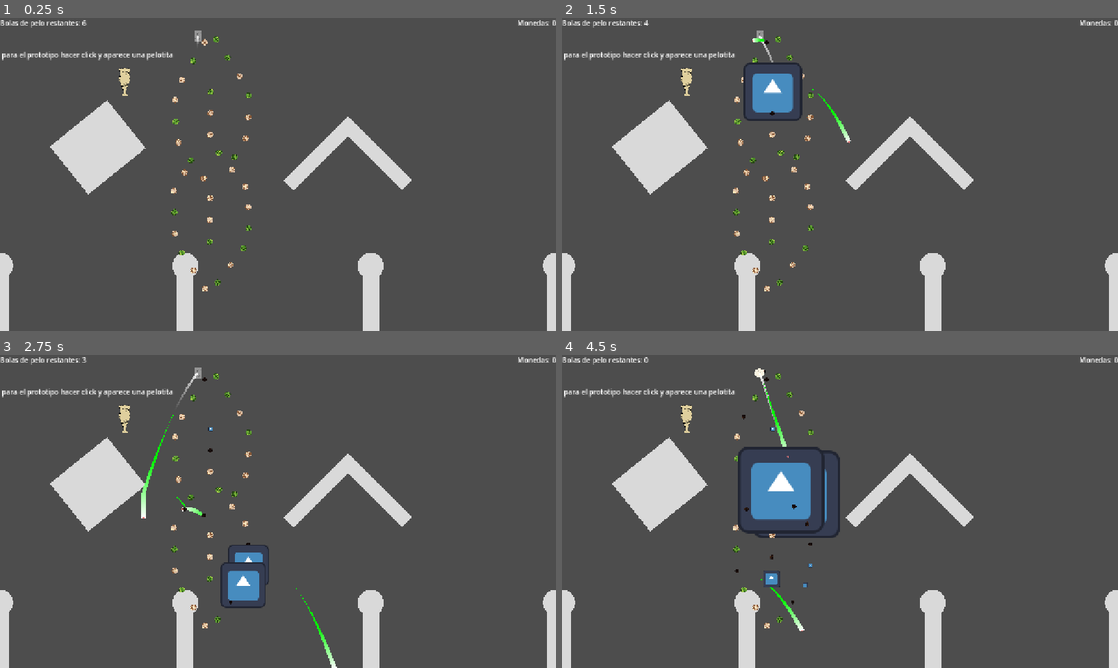
Above: before the commit, frames 1-4 (two rows, left to right).
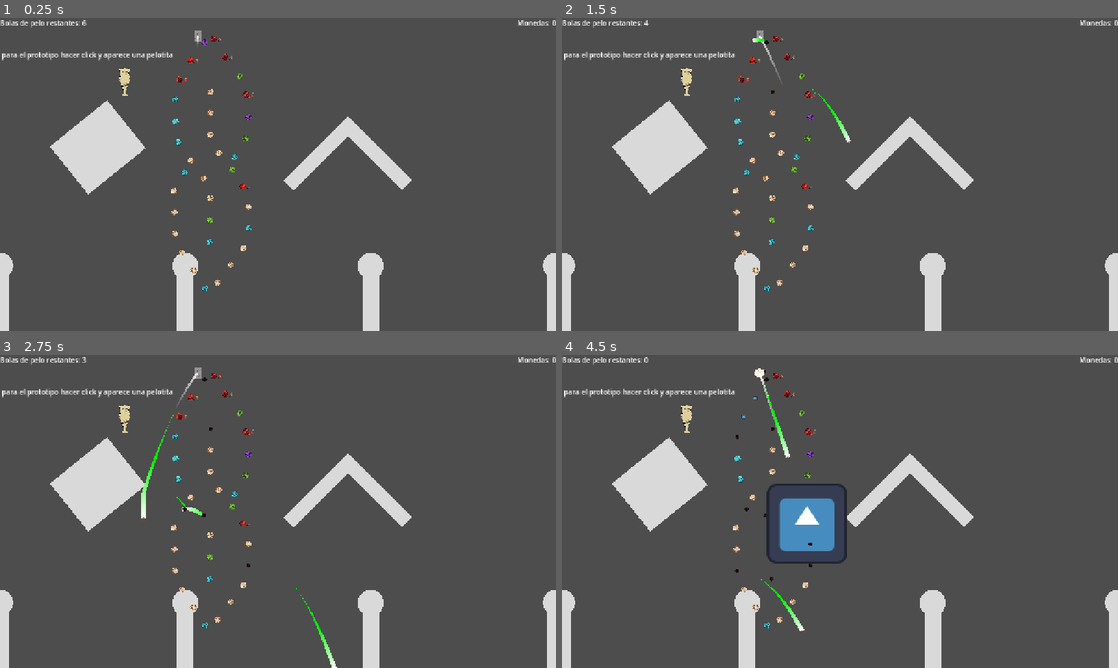
Above: after the commit, the same moments.

Repository: Markynico/LUJ-2026
Game: Godot game, scene res://escenas/prueba_escena.tscn
Two runs of this game, one before a commit and one after it. Both use one fixed random seed, a clock stepped at 60 frames per second and the inputs below. The engine's default icon, where the game draws it, is replaced by a stand-in: a white triangle on a blue panel in a dark square. Sound files missing from this copy of the repository are replaced by a short silence.
Inputs (mouse positions are in pixels of both pictures, inside the frame that each line leads up to):
- Up to frame 1 (0.25 s): no input
- Up to frame 2 (1.5 s): tap Y at 0.5, 1.25 s; drag from (795, 158) to (895, 105) at 0.52 s; drag from (823, 102) to (812, 237) at 1.27 s
- Up to frame 3 (2.75 s): tap Y at 2 s; move the mouse to (139, 445) at 2.02 s; click (139, 445) at 2.17 s
- Up to frame 4 (4.5 s): tap Y at 2.75, 3.5, 4.25 s; drag from (706, 524) to (812, 564) at 2.77 s; drag from (806, 477) to (867, 511) at 3.52 s; drag from (856, 639) to (773, 430) at 4.27 s

The runs differ from the first frame. In frame 1, 0.5% of the frame differs, in the area x 30-46%, y 5-88%; in frame 2, 1.7%; in frame 3, 1.4%; in frame 4, 4.3%, in the area x 30-52%, y 5-88%.

Commit message:
Sistema de probabilidad de ovillos
- Se agregó un sistetema que elige ovillos en función de la probabilidad de salir que tienen
- Se agregó la variable puntos en el recurso OvilloBase
- Se agregó la variable valor_spawn en el recurso OvilloBase
- Se agergaron y editaron ovillos

Diff:
--- a/luj-2026/escenas/Ovillo.tscn
+++ b/luj-2026/escenas/Ovillo.tscn
@@ -1,7 +1,7 @@
 [gd_scene format=3 uid="uid://dy3jqoayfdkwm"]
 
 [ext_resource type="Script" uid="uid://cil5i0yy8liwu" path="res://scripts/ovillo.gd" id="1_wlnnp"]
-[ext_resource type="Resource" uid="uid://7s3l7jelg8oy" path="res://scripts/resources/ovillo_normal_prueba.tres" id="2_wlnnp"]
+[ext_resource type="Resource" uid="uid://7s3l7jelg8oy" path="res://scripts/resources/ovillo_normal_final.tres" id="2_wlnnp"]
 [ext_resource type="Texture2D" uid="uid://dbcovwwwqfpky" path="res://assets/sprite_ovillos/Ovillo verde.png" id="3_vkchq"]
 [ext_resource type="Texture2D" uid="uid://wr43cbl6x483" path="res://assets/sprite_ovillos/Ovillo negro.png" id="4_3vil1"]
 [ext_resource type="AudioStream" uid="uid://2jvby7clemka" path="res://assets/audio/sfx/romper_pelotita.wav" id="5_f54ks"]
@@ -11,12 +11,11 @@
 [sub_resource type="CircleShape2D" id="CircleShape2D_37ege"]
 radius = 20.0
 
-
 [node name="Ovillo" type="StaticBody2D" unique_id=142733400 node_paths=PackedStringArray("audio", "forma_colision", "sprite_normal", "sprite_desactivado", "pergamino_info", "numero_impacto")]
+scale = Vector2(0.35, 0.35)
 collision_layer = 3
 collision_mask = 7
 input_pickable = true
-scale = Vector2(0.35, 0.35)
 script = ExtResource("1_wlnnp")
 tipo_ovillo = ExtResource("2_wlnnp")
 audio = NodePath("AudioStreamPlayer")
--- a/luj-2026/escenas/spawn_ovillo.tscn
+++ b/luj-2026/escenas/spawn_ovillo.tscn
@@ -2,9 +2,12 @@
 
 [ext_resource type="Script" uid="uid://cgylyxw78yb53" path="res://scripts/niveles/spawn_ovillo.gd" id="1_spawn"]
 [ext_resource type="Script" uid="uid://bbkyk2anhunsd" path="res://scripts/ovillos_custom/ovillo_base.gd" id="2_c1m82"]
-[ext_resource type="Resource" uid="uid://7s3l7jelg8oy" path="res://scripts/resources/ovillo_normal_prueba.tres" id="3_u0c8d"]
-[ext_resource type="Resource" uid="uid://d3ks2dut6iacd" path="res://scripts/resources/explosivo_final.tres" id="4_c1m82"]
+[ext_resource type="Resource" uid="uid://7s3l7jelg8oy" path="res://scripts/resources/ovillo_normal_final.tres" id="3_u0c8d"]
+[ext_resource type="Resource" uid="uid://d3ks2dut6iacd" path="res://scripts/resources/ovillo_explosivo_final.tres" id="4_c1m82"]
+[ext_resource type="Resource" uid="uid://dky2mbnm2rn0l" path="res://scripts/resources/ovillo_monedas.tres" id="5_u0c8d"]
+[ext_resource type="Resource" uid="uid://cy6q6prk7gt7p" path="res://scripts/resources/ovillo_catnip.tres" id="6_3axgr"]
+[ext_resource type="Resource" uid="uid://fumr1qv4h1ho" path="res://scripts/resources/ovillo_rebobinar.tres" id="7_r2n36"]
 
 [node name="SpawnOvillo" type="Node2D" unique_id=566835572]
 script = ExtResource("1_spawn")
-tipo_ovillos = Array[ExtResource("2_c1m82")]([ExtResource("3_u0c8d"), ExtResource("4_c1m82")])
+tipo_ovillos = Array[ExtResource("2_c1m82")]([ExtResource("3_u0c8d"), ExtResource("4_c1m82"), ExtResource("5_u0c8d"), ExtResource("6_3axgr"), ExtResource("7_r2n36")])
--- a/luj-2026/scripts/niveles/spawn_ovillo.gd
+++ b/luj-2026/scripts/niveles/spawn_ovillo.gd
@@ -25,7 +25,29 @@
 func instanciar_ovillo() -> void:
 	if not escena_ovillo:
 		return
-	var tipo = tipo_ovillos.pick_random() #por ahora solo al azar
+	var tipo = elegir_ovillo()
 	var ovillo : Ovillo= escena_ovillo.instantiate()
 	ovillo.tipo_ovillo = tipo
 	add_child(ovillo)
+
+
+func elegir_ovillo() -> OvilloBase:
+	var valor_spawn_total : float = 0.0
+
+	for ovillo in tipo_ovillos:
+		valor_spawn_total += ovillo.valor_spawn
+		#Calcula el valor total de todos los tipos de ovillo
+
+	var valor_aleatorio : float = randf_range(0.0, valor_spawn_total)
+
+	var valor_a_elegir : float = 0.0
+
+	#vuelve a recorrer el arreglo y chequea el avance del valor
+	#de los ovillos con el numero aleatorio elegido
+	for ovillo in tipo_ovillos:
+		valor_a_elegir += ovillo.valor_spawn
+		if valor_aleatorio <= valor_a_elegir:
+			return ovillo
+
+#Condicion de corte si falla
+	return tipo_ovillos[0]
--- a/luj-2026/scripts/ovillos_custom/ovillo_base.gd
+++ b/luj-2026/scripts/ovillos_custom/ovillo_base.gd
@@ -8,5 +8,7 @@
 @export var cant_monedas : int = 1
 ##a la bola de pelos se le va a sumar este rebote extra, si no queremos q tenga rebote extra lo dejamos en cero y listo el posho (:
 @export var rebote_extra : float = 10
+@export var puntaje : int  = 1
+@export var valor_spawn : float = 10.0
 @export var color_numeros_impacto : Color
 @export var efectos_al_recibir_impacto : Array[EfectosOvillo]
--- a/luj-2026/scripts/resources/explosivo_final.tres
+++ /dev/null
@@ -1,20 +0,0 @@
-[gd_resource type="Resource" script_class="OvilloBase" format=3 uid="uid://d3ks2dut6iacd"]
-
-[ext_resource type="AudioStream" uid="uid://2jvby7clemka" path="res://assets/audio/sfx/romper_pelotita.wav" id="1_jbj0c"]
-[ext_resource type="Script" uid="uid://fd1odbauo3fr" path="res://scripts/ovillos_custom/efecto_ovillo_base.gd" id="2_yvgvs"]
-[ext_resource type="Script" uid="uid://cv3xugh8gva3y" path="res://scripts/ovillos_custom/efecto_ovillo_explosion.gd" id="3_2tkct"]
-[ext_resource type="Script" uid="uid://bbkyk2anhunsd" path="res://scripts/ovillos_custom/ovillo_base.gd" id="4_06w3h"]
-[ext_resource type="Texture2D" uid="uid://dbcovwwwqfpky" path="res://assets/sprite_ovillos/Ovillo verde.png" id="5_bdy5q"]
-
-[sub_resource type="Resource" id="Resource_pv7le"]
-script = ExtResource("3_2tkct")
-metadata/_custom_type_script = "uid://cv3xugh8gva3y"
-
-[resource]
-script = ExtResource("4_06w3h")
-nombre = "OVILLO EXPLOSIVO"
-sprite = ExtResource("5_bdy5q")
-audio = ExtResource("1_jbj0c")
-cant_monedas = 3
-efectos_al_recibir_impacto = Array[ExtResource("2_yvgvs")]([SubResource("Resource_pv7le")])
-metadata/_custom_type_script = "uid://bbkyk2anhunsd"
--- /dev/null
+++ b/luj-2026/scripts/resources/ovillo_catnip.tres
@@ -0,0 +1,16 @@
+[gd_resource type="Resource" script_class="OvilloBase" format=3 uid="uid://cy6q6prk7gt7p"]
+
+[ext_resource type="Script" uid="uid://fd1odbauo3fr" path="res://scripts/ovillos_custom/efecto_ovillo_base.gd" id="1_2nyhu"]
+[ext_resource type="AudioStream" uid="uid://2jvby7clemka" path="res://assets/audio/sfx/romper_pelotita.wav" id="1_v2j64"]
+[ext_resource type="Script" uid="uid://bbkyk2anhunsd" path="res://scripts/ovillos_custom/ovillo_base.gd" id="2_v2j64"]
+[ext_resource type="Texture2D" uid="uid://dbcovwwwqfpky" path="res://assets/sprite_ovillos/Ovillo verde.png" id="3_amiee"]
+
+[resource]
+script = ExtResource("2_v2j64")
+nombre = "OVILLO CATNIP"
+sprite = ExtResource("3_amiee")
+audio = ExtResource("1_v2j64")
+cant_monedas = 0
+puntaje = 15
+valor_spawn = 9.0
+metadata/_custom_type_script = "uid://bbkyk2anhunsd"
--- a/luj-2026/scripts/resources/ovillo_explosivo.tres
+++ /dev/null
@@ -1,12 +0,0 @@
-[gd_resource type="Resource" script_class="OvilloBase" format=3 uid="uid://bxhm6u6fpxnlh"]
-
-[ext_resource type="AudioStream" uid="uid://2jvby7clemka" path="res://assets/audio/sfx/romper_pelotita.wav" id="1_7jvuy"]
-[ext_resource type="Script" uid="uid://fd1odbauo3fr" path="res://scripts/ovillos_custom/efecto_ovillo_base.gd" id="2_jxmy8"]
-[ext_resource type="Texture2D" uid="uid://bxj6ryp76c7eg" path="res://assets/sprite_ovillos/Ovillo blanco.png" id="4_6jv63"]
-[ext_resource type="Script" uid="uid://bbkyk2anhunsd" path="res://scripts/ovillos_custom/ovillo_base.gd" id="4_th3p8"]
-
-[resource]
-script = ExtResource("4_th3p8")
-sprite = ExtResource("4_6jv63")
-audio = ExtResource("1_7jvuy")
-metadata/_custom_type_script = "uid://bbkyk2anhunsd"
--- /dev/null
+++ b/luj-2026/scripts/resources/ovillo_explosivo_final.tres
@@ -0,0 +1,22 @@
+[gd_resource type="Resource" script_class="OvilloBase" format=3 uid="uid://d3ks2dut6iacd"]
+
+[ext_resource type="AudioStream" uid="uid://2jvby7clemka" path="res://assets/audio/sfx/romper_pelotita.wav" id="1_uj1e1"]
+[ext_resource type="Script" uid="uid://fd1odbauo3fr" path="res://scripts/ovillos_custom/efecto_ovillo_base.gd" id="2_hlo4y"]
+[ext_resource type="Script" uid="uid://cv3xugh8gva3y" path="res://scripts/ovillos_custom/efecto_ovillo_explosion.gd" id="3_50tys"]
+[ext_resource type="Script" uid="uid://bbkyk2anhunsd" path="res://scripts/ovillos_custom/ovillo_base.gd" id="4_qu7k5"]
+[ext_resource type="Texture2D" uid="uid://d1h0xivjwqok0" path="res://assets/sprite_ovillos/Ovillo bomba.png" id="5_db3ri"]
+
+[sub_resource type="Resource" id="Resource_pv7le"]
+script = ExtResource("3_50tys")
+metadata/_custom_type_script = "uid://cv3xugh8gva3y"
+
+[resource]
+script = ExtResource("4_qu7k5")
+nombre = "OVILLO EXPLOSIVO"
+sprite = ExtResource("5_db3ri")
+audio = ExtResource("1_uj1e1")
+cant_monedas = 0
+puntaje = 10
+valor_spawn = 15.0
+efectos_al_recibir_impacto = Array[ExtResource("2_hlo4y")]([SubResource("Resource_pv7le")])
+metadata/_custom_type_script = "uid://bbkyk2anhunsd"
--- /dev/null
+++ b/luj-2026/scripts/resources/ovillo_monedas.tres
@@ -0,0 +1,16 @@
+[gd_resource type="Resource" script_class="OvilloBase" format=3 uid="uid://dky2mbnm2rn0l"]
+
+[ext_resource type="Script" uid="uid://fd1odbauo3fr" path="res://scripts/ovillos_custom/efecto_ovillo_base.gd" id="1_rx7yq"]
+[ext_resource type="AudioStream" uid="uid://bwyp5bv03v23o" path="res://assets/audio/sfx/romper_pelotita_moneda.wav" id="1_tug73"]
+[ext_resource type="Script" uid="uid://bbkyk2anhunsd" path="res://scripts/ovillos_custom/ovillo_base.gd" id="2_w3p2q"]
+[ext_resource type="Texture2D" uid="uid://kuwgkbdi0hbn" path="res://assets/sprite_ovillos/Ovillo azul.png" id="3_w3p2q"]
+
+[resource]
+script = ExtResource("2_w3p2q")
+nombre = "OVILLO MONEDAS"
+sprite = ExtResource("3_w3p2q")
+audio = ExtResource("1_tug73")
+cant_monedas = 5
+puntaje = 5
+valor_spawn = 25.0
+metadata/_custom_type_script = "uid://bbkyk2anhunsd"
--- a/luj-2026/scripts/resources/ovillo_normal.tres
+++ /dev/null
@@ -1,11 +0,0 @@
-[gd_resource type="Resource" script_class="OvilloBase" format=3 uid="uid://oqtx0omob3qi"]
-
-[ext_resource type="Script" uid="uid://bbkyk2anhunsd" path="res://scripts/ovillos_custom/ovillo_base.gd" id="1_5c3gd"]
-[ext_resource type="AudioStream" uid="uid://2jvby7clemka" path="res://assets/audio/sfx/romper_pelotita.wav" id="1_6ilwu"]
-[ext_resource type="Texture2D" uid="uid://dbcovwwwqfpky" path="res://assets/sprite_ovillos/Ovillo verde.png" id="3_tdv8f"]
-
-[resource]
-script = ExtResource("1_5c3gd")
-sprite = ExtResource("3_tdv8f")
-audio = ExtResource("1_6ilwu")
-metadata/_custom_type_script = "uid://bbkyk2anhunsd"
--- /dev/null
+++ b/luj-2026/scripts/resources/ovillo_normal_final.tres
@@ -0,0 +1,16 @@
+[gd_resource type="Resource" script_class="OvilloBase" format=3 uid="uid://7s3l7jelg8oy"]
+
+[ext_resource type="AudioStream" uid="uid://2jvby7clemka" path="res://assets/audio/sfx/romper_pelotita.wav" id="1_w32mi"]
+[ext_resource type="Script" uid="uid://fd1odbauo3fr" path="res://scripts/ovillos_custom/efecto_ovillo_base.gd" id="2_2l701"]
+[ext_resource type="Script" uid="uid://bbkyk2anhunsd" path="res://scripts/ovillos_custom/ovillo_base.gd" id="3_35iyd"]
+[ext_resource type="Texture2D" uid="uid://bxj6ryp76c7eg" path="res://assets/sprite_ovillos/Ovillo blanco.png" id="4_uiaxs"]
+
+[resource]
+script = ExtResource("3_35iyd")
+nombre = "OVILLO NORMAL"
+sprite = ExtResource("4_uiaxs")
+audio = ExtResource("1_w32mi")
+cant_monedas = 0
+valor_spawn = 50.0
+color_numeros_impacto = Color(0.92099476, 0.9209946, 0.9209946, 1)
+metadata/_custom_type_script = "uid://bbkyk2anhunsd"
--- a/luj-2026/scripts/resources/ovillo_normal_prueba.tres
+++ /dev/null
@@ -1,15 +0,0 @@
-[gd_resource type="Resource" script_class="OvilloBase" format=3 uid="uid://7s3l7jelg8oy"]
-
-[ext_resource type="AudioStream" uid="uid://2jvby7clemka" path="res://assets/audio/sfx/romper_pelotita.wav" id="1_rk3w7"]
-[ext_resource type="Script" uid="uid://fd1odbauo3fr" path="res://scripts/ovillos_custom/efecto_ovillo_base.gd" id="2_xxyk7"]
-[ext_resource type="Script" uid="uid://bbkyk2anhunsd" path="res://scripts/ovillos_custom/ovillo_base.gd" id="3_cxs5g"]
-[ext_resource type="Texture2D" uid="uid://bxj6ryp76c7eg" path="res://assets/sprite_ovillos/Ovillo blanco.png" id="4_b4utc"]
-
-[resource]
-script = ExtResource("3_cxs5g")
-nombre = "OVILLO NORMAL"
-sprite = ExtResource("4_b4utc")
-audio = ExtResource("1_rk3w7")
-cant_monedas = 22
-color_numeros_impacto = Color(0.92099476, 0.9209946, 0.9209946, 1)
-metadata/_custom_type_script = "uid://bbkyk2anhunsd"
--- /dev/null
+++ b/luj-2026/scripts/resources/ovillo_rebobinar.tres
@@ -0,0 +1,15 @@
+[gd_resource type="Resource" script_class="OvilloBase" format=3 uid="uid://fumr1qv4h1ho"]
+
+[ext_resource type="AudioStream" uid="uid://2jvby7clemka" path="res://assets/audio/sfx/romper_pelotita.wav" id="1_s0e38"]
+[ext_resource type="Script" uid="uid://fd1odbauo3fr" path="res://scripts/ovillos_custom/efecto_ovillo_base.gd" id="1_uuoqp"]
+[ext_resource type="Script" uid="uid://bbkyk2anhunsd" path="res://scripts/ovillos_custom/ovillo_base.gd" id="2_q4f2x"]
+[ext_resource type="Texture2D" uid="uid://bdirqk0n3v241" path="res://assets/sprite_ovillos/Ovillo morado.png" id="4_6fw7n"]
+
+[resource]
+script = ExtResource("2_q4f2x")
+nombre = "OVILLO REBOBINAR"
+sprite = ExtResource("4_6fw7n")
+audio = ExtResource("1_s0e38")
+cant_monedas = 0
+puntaje = 10
+metadata/_custom_type_script = "uid://bbkyk2anhunsd"
Binary file added: luj-2026/assets/sprite_ovillos/Ovillo azul.png
Not shown, added: luj-2026/assets/sprite_ovillos/Ovillo azul.png.import
Binary file added: luj-2026/assets/sprite_ovillos/Ovillo bomba.png
Not shown, added: luj-2026/assets/sprite_ovillos/Ovillo bomba.png.import
Binary file added: luj-2026/assets/sprite_ovillos/Ovillo marró.png
Not shown, added: luj-2026/assets/sprite_ovillos/Ovillo marró.png.import
Binary file added: luj-2026/assets/sprite_ovillos/Ovillo morado.png
Not shown, added: luj-2026/assets/sprite_ovillos/Ovillo morado.png.import
